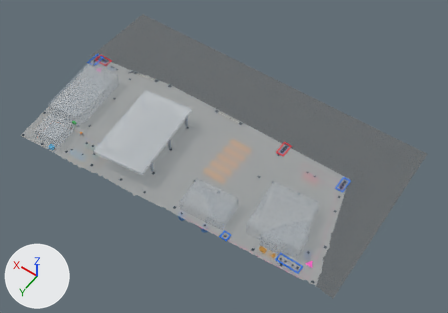
One commit to the glTF model portal-proposal/public/sites/models/0589.glb: the scene before it, then after it.
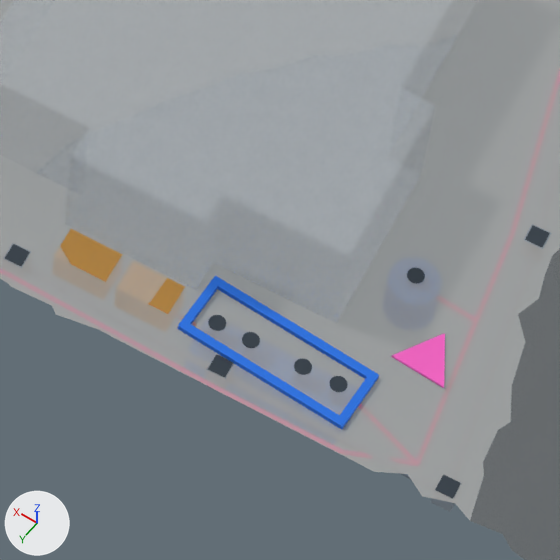
The first picture shows the older version from a 50 mm lens placed at (-75.7, 87.3, 148.4), pointed at (-7.0, -8.9, -2.6). The close-ups show the older and then the newer version on the part from 56% to 73% of the width and 68% to 93% of the height of that picture. Only the edits that show in the close-ups are written down. Every picture has the same lights, and +X, +Y and +Z are marked at lower left. Where no turn or scale is listed for an object, it has been applied to the vertices. Vertices at exactly the same position are counted once.

The first close-up shows 'Forecourt and paving', 'Highway 4024 and entrances', 'KFC', 'KFC grease trap 1', 'KFC grease trap 2', 'New OWS or new WWT (concept)', 'S5 · G2.2 · new · New sampling point' and 13 more.
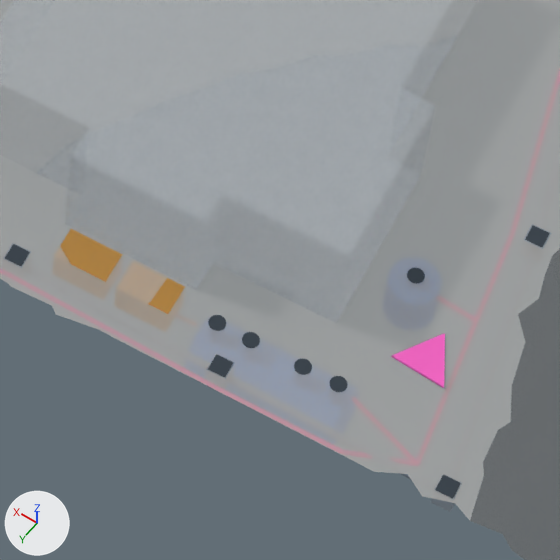
Where the change shows, as pixel boxes (x1, y1, x2, y2) in the close-ups (560 x 560 px):
'S5 · G2.2 · new · New sampling point', reshaped
    before: (177, 276, 379, 429)
    after: (272, 345, 284, 358)
part 1 of me_mesh_179, deleted
    before: (211, 276, 379, 384)
part 2 of me_mesh_179, deleted
    before: (177, 319, 347, 429)
part 3 of me_mesh_179, deleted
    before: (340, 377, 375, 422)
part 4 of me_mesh_179, deleted
    before: (183, 282, 218, 324)

What the commit changed:
Material 'sampleAnchor' (mat_sampleanchor) is new.
Its base color is (0.0137, 0.159, 0.745) (blue #1f6fe0).
Its roughness is 0.85.
Its alpha is 0.0.
me_mesh_179 is used by ob_s5___g2_2___new___new_sampling_point; location (0.0, 0.0, 0.0).
me_mesh_179 had 32 vertices, 48 faces and spanned x -47.14..-40.01, y 11.28..13.87, z 0.84..1.09.
me_mesh_179 no longer uses material mat_sampleg22 (blue #1f6fe0).
me_mesh_179 now has 8 vertices, 12 faces and spans x -43.72..-43.42, y 12.43..12.73, z 0.83..1.13.
me_mesh_179 part 1: the loose piece of 8 vertices spanning x -47.14..-40.01, y 11.28..11.6, z 0.84..1.09 is deleted.
me_mesh_179 part 2: the loose piece of 8 vertices spanning x -47.14..-40.01, y 13.55..13.87, z 0.84..1.09 is deleted.
me_mesh_179 part 3: the loose piece of 8 vertices spanning x -47.14..-46.82, y 11.6..13.55, z 0.84..1.09 is deleted.
me_mesh_179 part 4: the loose piece of 8 vertices spanning x -40.33..-40.01, y 11.6..13.55, z 0.84..1.09 is deleted.
Other edits to the shape of me_mesh_179 do not show in these pictures.
me_mesh_179 gains material mat_sampleanchor (blue #1f6fe0).
